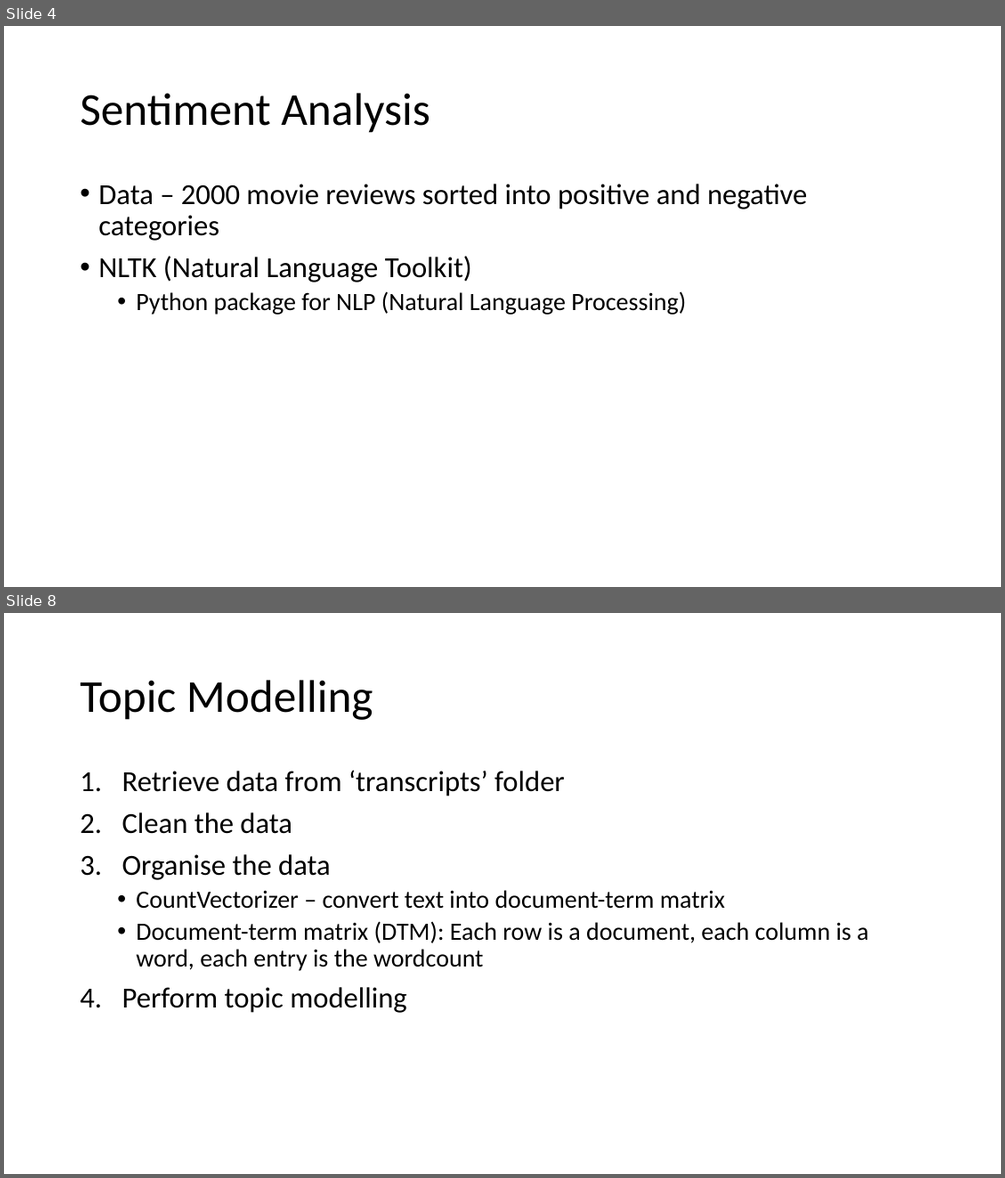
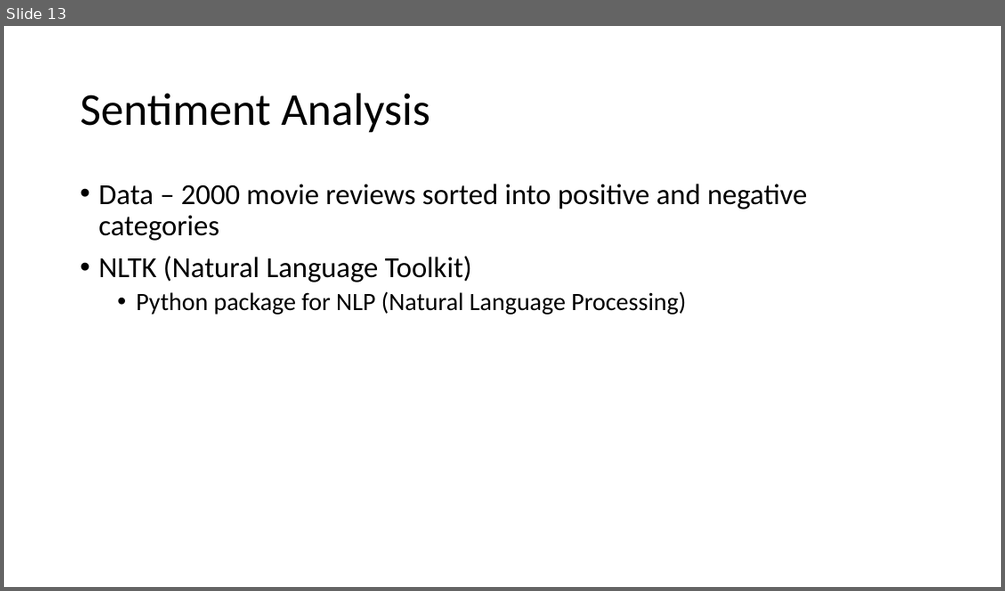
Before and after one commit to theresa-leehq/text-analysis-draft, a slide deck: Text Analysis in Python.pptx. Shown one above the other, each under a label of ours: slides 4 and 8 before the commit, slide 13 after it; the slides between them are not shown. The pictures are 1005x1178 and 1005x591 pixels, drawn with LibreOffice and Linux fonts; fonts in the diff are those of the drawing. Boxes give left, top, right and bottom in pixels: in the first picture for what was removed or moved away, otherwise in the second. Text is boxed around its words. In the diff, an @@ line names an element or a change of style, - is before the commit and + after.

Commit message:
Add files via upload
Removed topic modelling, updated Powerpoint slides, added more data.

```diff
--- a/Text Analysis in Python.pptx
+++ b/Text Analysis in Python.pptx
@@ slide 8 removed at [4,613,1001,1174], background #FFFFFF @@
@@ title removed at [80,680,373,720] @@
-Topic Modelling
@@ text removed at [122,770,868,1013] @@
-1. Retrieve data from ‘transcripts’ folder
-2. Clean the data
-3. Organise the data
-  • CountVectorizer – convert text into document-term matrix
-  • Document-term matrix (DTM): Each row is a document, each column is a word, each entry is the wordcount
-4. Perform topic modelling
@@ what was slide 4 is now slide 13 @@
```
Also in this commit, not shown: 4 slides changed, 26 slides added, 3 other slides removed, 2 other files.
